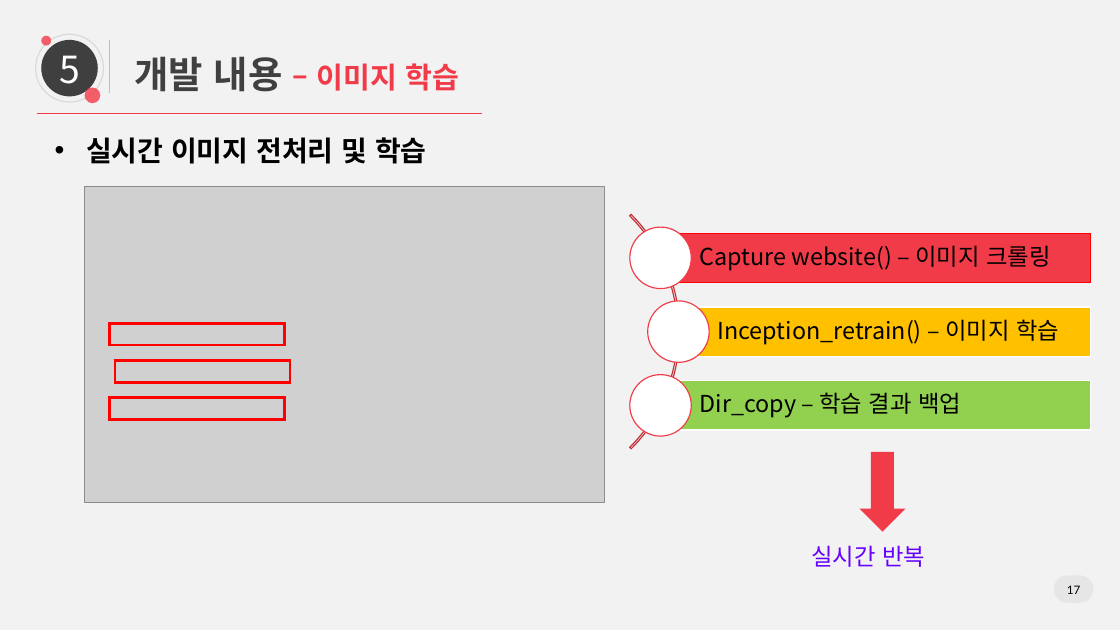
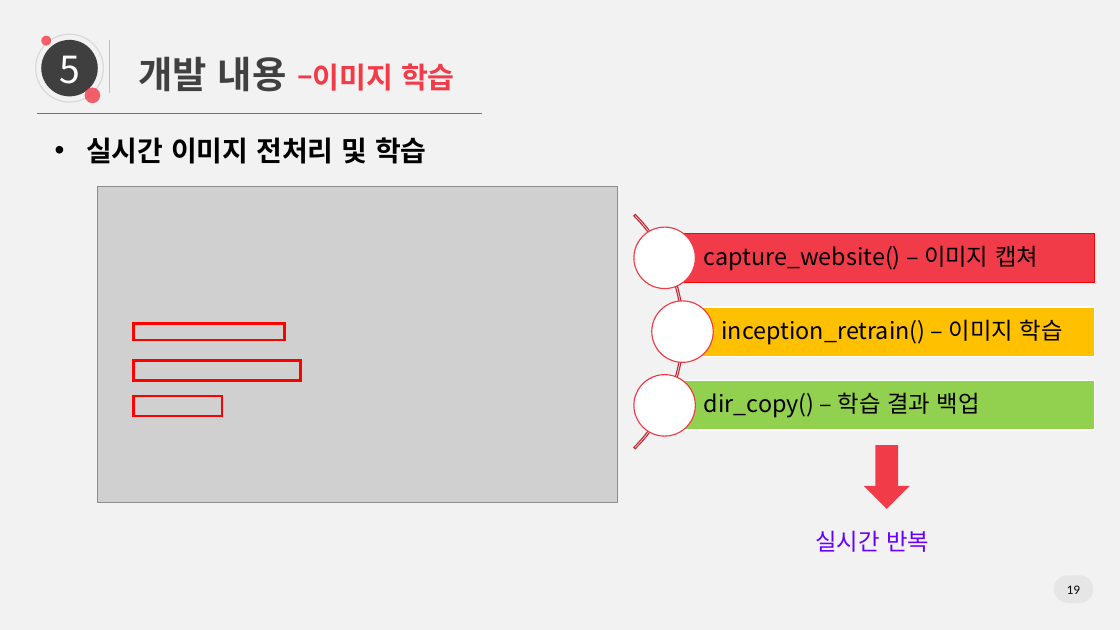
Before and after one commit to yjinsol/grad_project, a slide deck: slide 19 of Docs/20190625_졸업논문 최종발표/0625 논문 최종발표_v2.pptx (slide 17 before the commit). Drawn at 1120x630 pixels with LibreOffice and Linux fonts; fonts in the diff are those of the drawing; grey boxes stand for pictures. Boxes give left, top, right and bottom in pixels: in the first picture for what was removed or moved away, otherwise in the second. Text is boxed around its words. In the diff, an @@ line names an element or a change of style, - is before the commit and + after.

Commit message:
upload modified ppt v2

```diff
--- a/Docs/20190625_졸업논문 최종발표/0625 논문 최종발표_v2.pptx
+++ b/Docs/20190625_졸업논문 최종발표/0625 논문 최종발표_v2.pptx
@@ text at (139, 56, 455, 92): spaces changed @@
-개발 내용 – 이미지 학습
+개발 내용 –이미지 학습
@@ picture: place and size @@
-picture at (85, 187, 605, 503)
+picture at (97, 187, 618, 503)
@@ text at (704, 245, 1038, 271): text changed @@
-Capture website() – 이미지 크롤링
+capture_website() – 이미지 캡쳐
@@ rectangle: place and size @@
-rectangle at (109, 323, 284, 345)
+rectangle at (134, 323, 285, 340)
@@ text at (721, 319, 1063, 345): text changed @@
-Inception_retrain() – 이미지 학습
+inception_retrain() – 이미지 학습
@@ rectangle: place and size @@
-rectangle at (115, 360, 290, 382)
+rectangle at (134, 360, 301, 380)
@@ 3 ellipses, 2 rectangles: place and size @@
-3 ellipses, 2 rectangles at (630, 227, 1091, 436)
+3 ellipses, 2 rectangles at (634, 227, 1095, 436)
@@ rectangle: place and size @@
-rectangle at (109, 397, 284, 419)
+rectangle at (134, 397, 222, 416)
@@ text at (704, 392, 980, 418): text changed @@
-Dir_copy – 학습 결과 백업
+dir_copy() – 학습 결과 백업
@@ down arrow: place and size @@
-down arrow at (860, 452, 906, 532)
+down arrow at (864, 445, 910, 509)
@@ text "실시간 반복": place and size @@
-text "실시간 반복" at (811, 545, 925, 567)
+text "실시간 반복" at (815, 530, 930, 552)
@@ page number at (1067, 585, 1080, 594): text changed @@
-17
+19
```
Also in this commit, not shown: 17 other slides changed.
